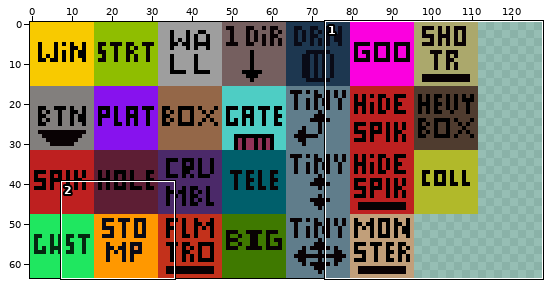
Two versions of one sprite sheet, assets/maps/tileset/GameplayTileset.png. The first picture is a wide view before the edit; the outline marks the close-up.
Close-up. As it was:
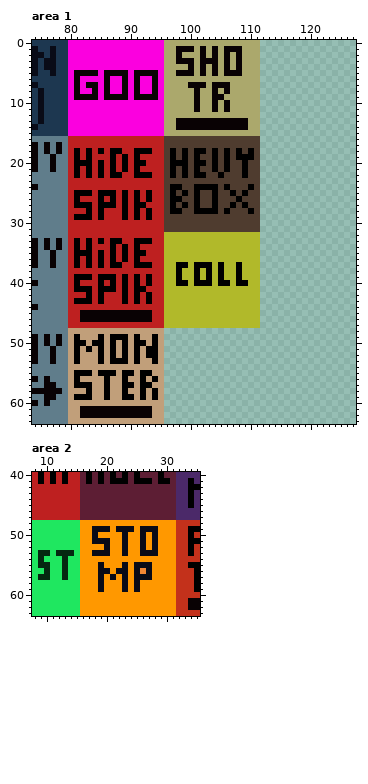
The file is 128x64 pixels. Shown: area 1: x 74..127, y 0..63; area 2: x 8..35, y 40..63.
The same view after the edit:
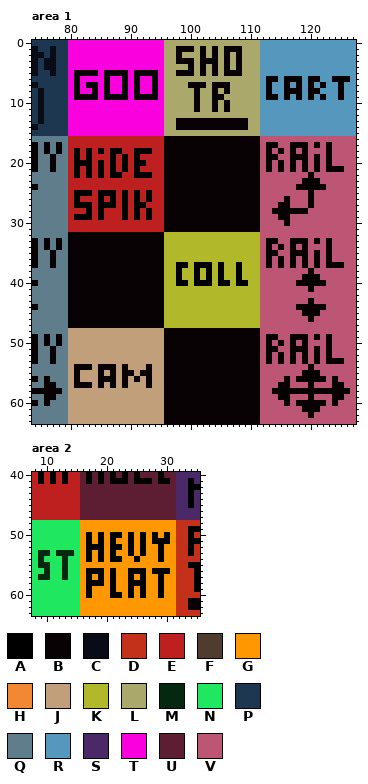
Palette (. is transparent): A #000000  B #090204  C #090b17  D #c3311b  E #be2020  F #4f3c2f  G #ff9800  H #f28734  J #c19f7a  K #b1b92a  L #aba86c  M #052811  N #1fe760  P #1d3750  Q #607d8b  R #5697bd  S #4b2969  T #fb00df  U #5d1e34  V #bd5674
Edits made:
Area 1:
y 0..5: x 112..127 ................ -> RRRRRRRRRRRRRRRR
y 6: x 112..127 ................ -> RBBRBBBRBBRRBBBR
y 7: x 112..127 ................ -> RBRRBRBRBRBRRBRR
y 8: x 112..127 ................ -> RBRRBBBRBBRRRBRR
y 9: x 112..127 ................ -> RBBRBRBRBRBRRBRR
y 10..15: x 112..127 ................ -> RRRRRRRRRRRRRRRR
y 16: x 96..127 FFFFFFFFFFFFFFFF................ -> BBBBBBBBBBBBBBBBVVVVVVVVVVVVVVVV
y 17: x 96..127 FFFFFFFFFFFFFFFF................ -> BBBBBBBBBBBBBBBBVBBVVBBBVBVBVVVV
y 18: x 96..127 FAFAFAAFAFAFAFAF................ -> BBBBBBBBBBBBBBBBVBVBVBVBVVVBVVVV
y 19: x 96..127 FAFAFAFFAFAFAAAF................ -> BBBBBBBBBBBBBBBBVBBVVBBBVBVBVVVV
y 20: x 96..127 FAAAFAAFAFAFFAFF................ -> BBBBBBBBBBBBBBBBVBVBVBVBVBVBVVVV
y 21: x 96..127 FAFAFAFFAFAFFAFF................ -> BBBBBBBBBBBBBBBBVBVBVBVBVBVBBBVV
y 22: x 96..127 FAFAFAAFFAFFFAFF................ -> BBBBBBBBBBBBBBBBVVVVVVVVBVVVVVVV
y 23: x 96..127 FFFFFFFFFFFFFFFF................ -> BBBBBBBBBBBBBBBBVVVVVVVBBBVVVVVV
y 24: x 96..127 FAAFFAAAAFAFFFAF................ -> BBBBBBBBBBBBBBBBVVVVVVBBBBBVVVVV
y 25: x 96..127 FAFAFAFFAFFAFAFF................ -> BBBBBBBBBBBBBBBBVVVVVVVVBVVVVVVV
y 26: x 96..127 FAAFFAFFAFFFAFFF................ -> BBBBBBBBBBBBBBBBVVVVBVVVBVVVVVVV
y 27: x 96..127 FAFAFAFFAFFAFAFF................ -> BBBBBBBBBBBBBBBBVVVBBVVVBVVVVVVV
y 28: x 96..127 FAAFFAAAAFAFFFAF................ -> BBBBBBBBBBBBBBBBVVBBBBBBVVVVVVVV
y 29: x 96..127 FFFFFFFFFFFFFFFF................ -> BBBBBBBBBBBBBBBBVVVBBVVVVVVVVVVV
y 30: x 96..127 FFFFFFFFFFFFFFFF................ -> BBBBBBBBBBBBBBBBVVVVBVVVVVVVVVVV
y 31: x 96..127 FFFFFFFFFFFFFFFF................ -> BBBBBBBBBBBBBBBBVVVVVVVVVVVVVVVV
y 32: x 80..95 EEEEEEEEEEEEEEEE -> BBBBBBBBBBBBBBBB; x 112..127 ................ -> VVVVVVVVVVVVVVVV
y 33: x 80..95 EAEAEAEAAEEAAAEE -> BBBBBBBBBBBBBBBB; x 112..127 ................ -> VBBVVBBBVBVBVVVV
y 34: x 80..95 EAEAEEEAEAEAEEEE -> BBBBBBBBBBBBBBBB; x 112..127 ................ -> VBVBVBVBVVVBVVVV
y 35: x 80..95 EAAAEAEAEAEAAEEE -> BBBBBBBBBBBBBBBB; x 112..127 ................ -> VBBVVBBBVBVBVVVV
y 36: x 80..95 EAEAEAEAEAEAEEEE -> BBBBBBBBBBBBBBBB; x 112..127 ................ -> VBVBVBVBVBVBVVVV
y 37: x 80..95 EAEAEAEAAEEAAAEE -> BBBBBBBBBBBBBBBB; x 112..127 ................ -> VBVBVBVBVBVBBBVV
y 38: x 80..95 EEEEEEEEEEEEEEEE -> BBBBBBBBBBBBBBBB; x 112..127 ................ -> VVVVVVVVBVVVVVVV
y 39: x 80..95 EAAAEAAAEAEAEAEE -> BBBBBBBBBBBBBBBB; x 112..127 ................ -> VVVVVVVBBBVVVVVV
y 40: x 80..95 EAEEEAEAEAEAEAEE -> BBBBBBBBBBBBBBBB; x 112..127 ................ -> VVVVVVBBBBBVVVVV
y 41: x 80..95 EAAAEAAAEAEAAEEE -> BBBBBBBBBBBBBBBB; x 112..127 ................ -> VVVVVVVVBVVVVVVV
y 42: x 80..95 EEEAEAEEEAEAEAEE -> BBBBBBBBBBBBBBBB; x 112..127 ................ -> VVVVVVVVVVVVVVVV
y 43: x 80..95 EAAAEAEEEAEAEAEE -> BBBBBBBBBBBBBBBB; x 112..127 ................ -> VVVVVVVVBVVVVVVV
y 44: x 80..95 EEEEEEEEEEEEEEEE -> BBBBBBBBBBBBBBBB; x 112..127 ................ -> VVVVVVBBBBBVVVVV
y 45: x 80..81 EE -> BB; x 94..95 EE -> BB; x 112..127 ................ -> VVVVVVVBBBVVVVVV
y 46: x 80..81 EE -> BB; x 94..95 EE -> BB; x 112..127 ................ -> VVVVVVVVBVVVVVVV
y 47: x 80..95 EEEEEEEEEEEEEEEE -> BBBBBBBBBBBBBBBB; x 112..127 ................ -> VVVVVVVVVVVVVVVV
y 48: x 96..127 ................................ -> BBBBBBBBBBBBBBBBVVVVVVVVVVVVVVVV
y 49: x 81 A -> J; x 85 A -> J; x 87..89 AAA -> JJJ; x 91 A -> J; x 94 A -> J; x 96..127 ................................ -> BBBBBBBBBBBBBBBBVBBVVBBBVBVBVVVV
y 50: x 81..82 AA -> JJ; x 84..85 AA -> JJ; x 87 A -> J; x 89 A -> J; x 91..92 AA -> JJ; x 94 A -> J; x 96..127 ................................ -> BBBBBBBBBBBBBBBBVBVBVBVBVVVBVVVV
y 51: x 81 A -> J; x 83 A -> J; x 85 A -> J; x 87 A -> J; x 89 A -> J; x 91 A -> J; x 93..94 AA -> JJ; x 96..127 ................................ -> BBBBBBBBBBBBBBBBVBBVVBBBVBVBVVVV
y 52: x 81 A -> J; x 85 A -> J; x 87 A -> J; x 89 A -> J; x 91 A -> J; x 93..94 AA -> JJ; x 96..127 ................................ -> BBBBBBBBBBBBBBBBVBVBVBVBVBVBVVVV
y 53: x 81 A -> J; x 85 A -> J; x 87..89 AAA -> JJJ; x 91 A -> J; x 94 A -> J; x 96..127 ................................ -> BBBBBBBBBBBBBBBBVBVBVBVBVBVBBBVV
y 54: x 81..83 JJJ -> BBB; x 85..87 JJJ -> BBB; x 89 J -> B; x 93 J -> B; x 96..127 ................................ -> BBBBBBBBBBBBBBBBVVVVVVVVBVVVVVVV
y 55: x 81..83 AAA -> BJJ; x 85..87 AAA -> BJB; x 89..90 AA -> BB; x 92..93 AA -> BB; x 96..127 ................................ -> BBBBBBBBBBBBBBBBVVVVVVVBBBVVVVVV
y 56: x 81 A -> B; x 85..87 JAJ -> BBB; x 89 A -> B; x 91..94 JAJA -> BJBJ; x 96..127 ................................ -> BBBBBBBBBBBBBBBBVVVVBVBBBBBVBVVV
y 57: x 81..83 AAA -> BBB; x 85..87 JAJ -> BJB; x 89..90 AA -> BJ; x 92..93 AA -> JB; x 96..127 ................................ -> BBBBBBBBBBBBBBBBVVVBBVVVBVVVBBVV
y 58: x 83 A -> J; x 86 A -> J; x 89 A -> J; x 92 A -> J; x 94 A -> J; x 96..127 ................................ -> BBBBBBBBBBBBBBBBVVBBBBBBBBBBBBBV
y 59: x 81..83 AAA -> JJJ; x 86 A -> J; x 89..90 AA -> JJ; x 92 A -> J; x 94 A -> J; x 96..127 ................................ -> BBBBBBBBBBBBBBBBVVVBBVVVBVVVBBVV
y 60: x 96..127 ................................ -> BBBBBBBBBBBBBBBBVVVVBVBBBBBVBVVV
y 61: x 82..93 BBBBBBBBBBBB -> JJJJJJJJJJJJ; x 96..127 ................................ -> BBBBBBBBBBBBBBBBVVVVVVVBBBVVVVVV
y 62: x 82..93 BBBBBBBBBBBB -> JJJJJJJJJJJJ; x 96..127 ................................ -> BBBBBBBBBBBBBBBBVVVVVVVVBVVVVVVV
y 63: x 96..127 ................................ -> BBBBBBBBBBBBBBBBVVVVVVVVVVVVVVVV
Area 2:
y 49: x 18..20 CCC -> GGG; x 22..24 CCC -> GGG; x 26..28 CCC -> GGG
y 50: x 17..19 GCG -> AGA; x 21..24 GGCG -> AAGA; x 26 C -> A; x 28 C -> A; x 30 G -> A
y 51: x 17..21 GCCCG -> AGAGA; x 23..24 CG -> GA; x 26 C -> A; x 28..30 CGG -> AAA
y 52: x 17..24 GGGCGGCG -> AAAGAAGA; x 26 C -> A; x 28..29 CG -> GA
y 53: x 17..21 GCCCG -> AGAGA; x 23..24 CG -> GA; x 26..29 CCCG -> AGGA
y 54: x 17 G -> A; x 19 G -> A; x 21..22 GG -> AA; x 25 G -> A; x 29 G -> A
y 55: x 19 C -> G; x 23 C -> G; x 25..27 CCC -> GGG
y 56: x 17..30 GGCCGCCGCHCGGG -> AAAGAGGAAAGAAA
y 57: x 17 G -> A; x 19 C -> A; x 21 C -> A; x 23..27 CGCCC -> GAGAG; x 29 G -> A
y 58: x 17..19 GGC -> AAA; x 21 G -> A; x 23..26 CGCG -> GAAA; x 29 G -> A
y 59: x 17 G -> A; x 19 C -> G; x 21 G -> A; x 23..26 CGCG -> GAGA; x 29 G -> A
y 60: x 17 G -> A; x 21..22 GG -> AA; x 24 G -> A; x 26 G -> A; x 29 G -> A
Pixel boxes of the changes (left, top, right, bottom) in both close-ups:
changed: (68, 40, 356, 424)
changed: (86, 526, 170, 598)
